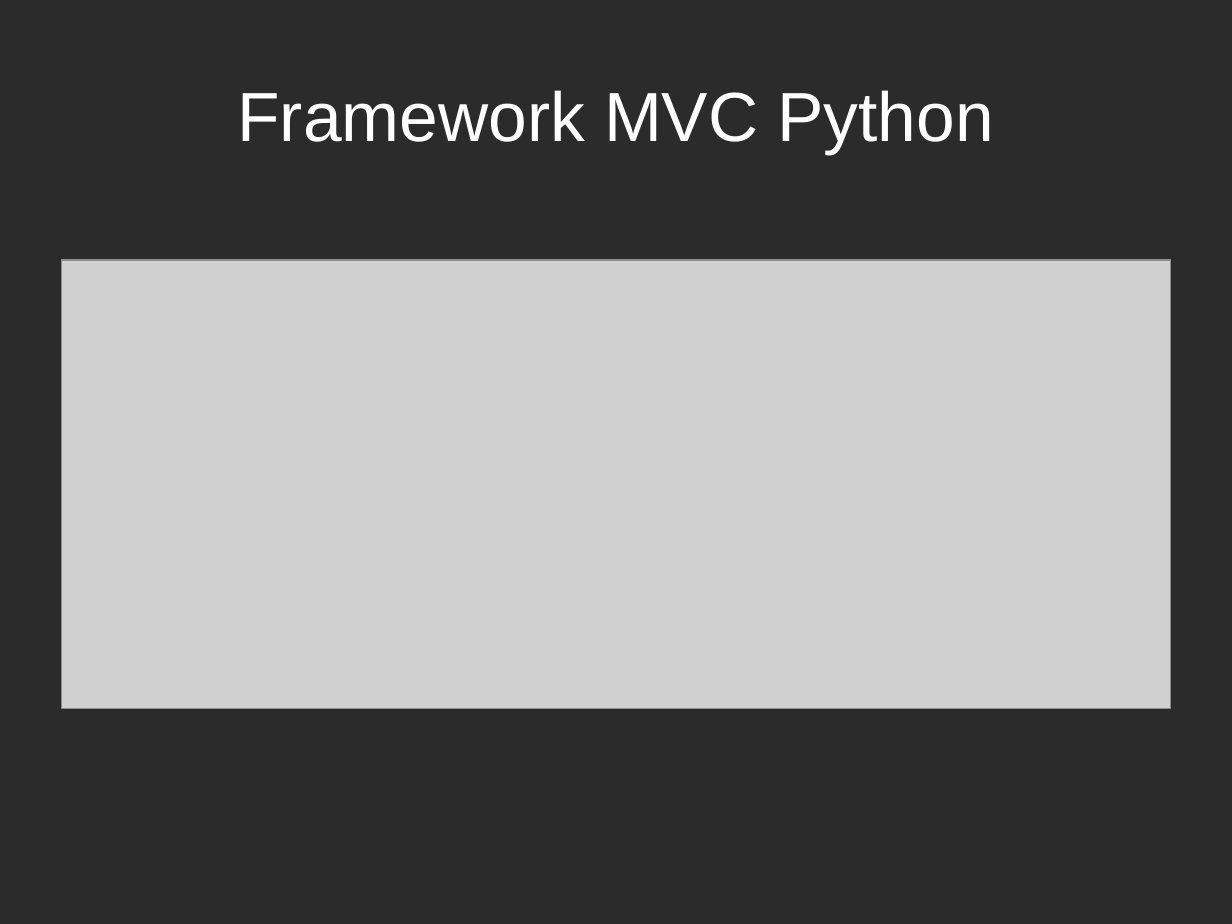
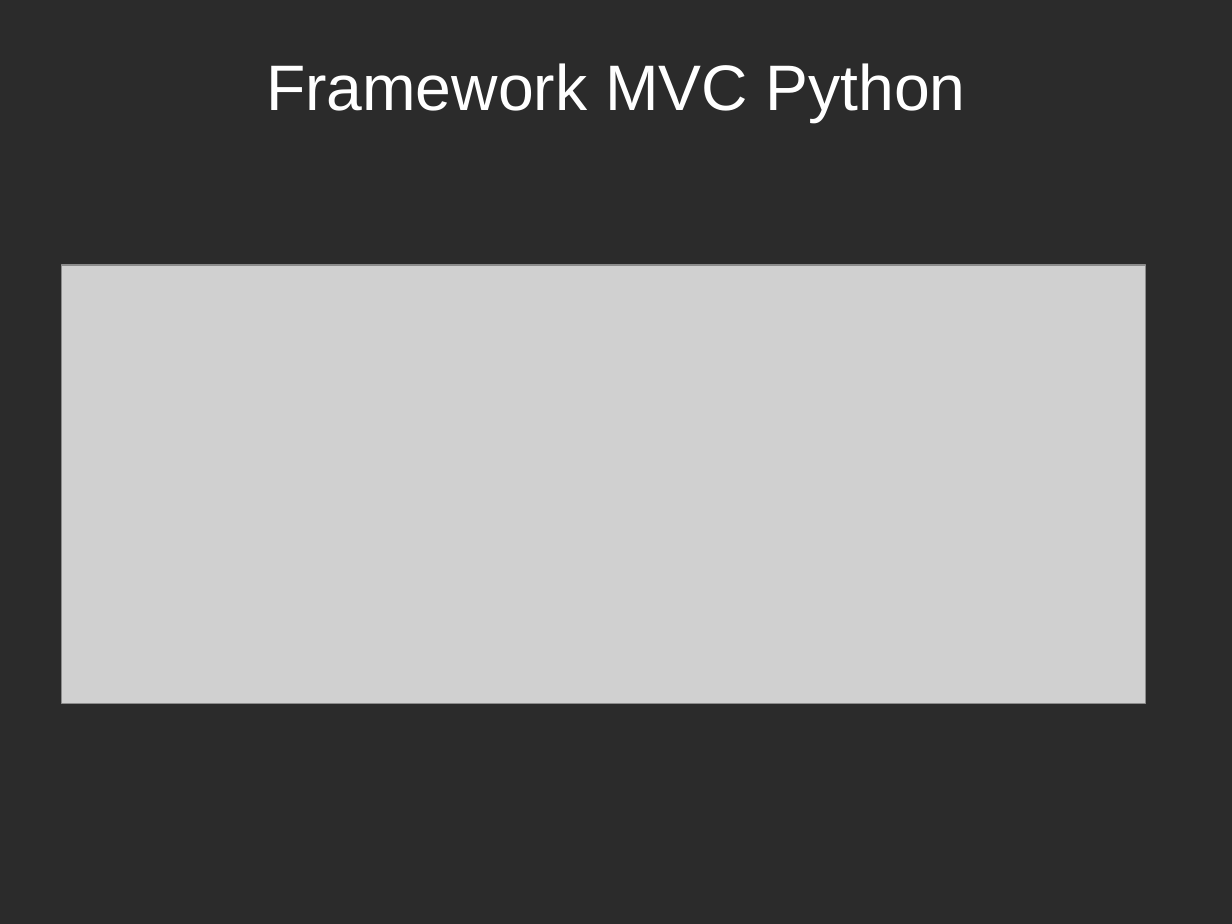
Before and after one commit to ja-mf/cacho, a slide deck: slide 8 of informe/pptmulti.odp. Drawn at 1232x924 pixels with LibreOffice and Linux fonts; fonts in the diff are those of the drawing; grey boxes stand for pictures; background and template pictures are left out; a plain dark background stands for a picture behind light text. Boxes give left, top, right and bottom in pixels: in the first picture for what was removed or moved away, otherwise in the second. Text is boxed around its words. In the diff, an @@ line names an element or a change of style, - is before the commit and + after.

```diff
--- a/informe/pptmulti.odp
+++ b/informe/pptmulti.odp
@@ title "Framework MVC Python" at bbox=[266, 63, 966, 123]: size 44.8 to 41.4 pt @@
@@ picture: place and size @@
-picture at bbox=[61, 260, 1171, 709]
+picture at bbox=[61, 265, 1146, 703]
```
Also in this commit, not shown: 14 other slides changed, 3 slides added, 1 slide removed, 20 other files.
